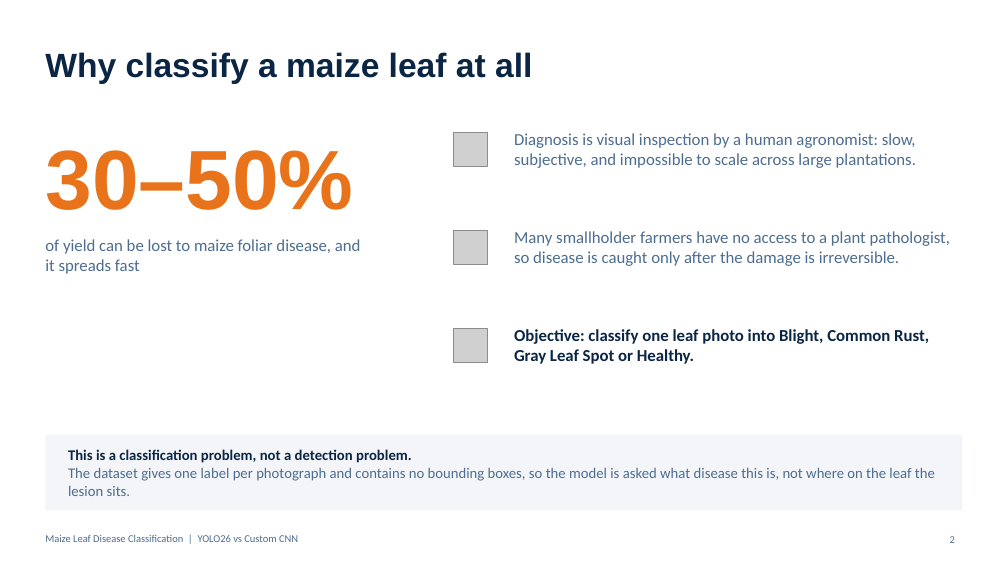
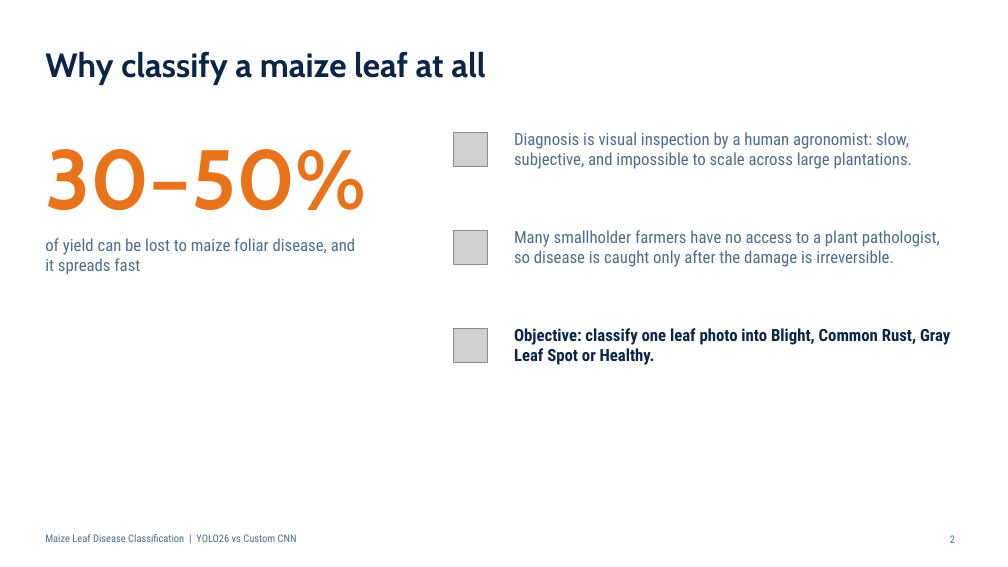
Before and after one commit to WillardDev/Maize-Disease-Detection, a slide deck: slide 2 of maize_disease.pptx. Drawn at 1008x567 pixels with LibreOffice and Linux fonts; fonts in the diff are those of the drawing; grey boxes stand for pictures. Boxes give left, top, right and bottom in pixels: in the first picture for what was removed or moved away, otherwise in the second. Text is boxed around its words. In the diff, an @@ line names an element or a change of style, - is before the commit and + after.

Commit message:
updated the presentation slides

```diff
--- a/maize_disease.pptx
+++ b/maize_disease.pptx
@@ title "Why classify a maize leaf ..." at <box>45,51,485,85</box>: font Arial to Cabin @@
@@ text "30–50%" at <box>45,149,366,210</box>: font Arial to Cabin @@
@@ rectangle removed at <box>45,435,963,510</box> @@
@@ text removed at <box>68,449,935,496</box> @@
-This is a classification problem, not a detection problem.
-The dataset gives one label per photograph and contains no bounding boxes, so the model is asked what disease this is, not where on the leaf the lesion sits.
@@ font Calibri to Roboto Condensed in 5 elements at <box>45,238,355,275</box>, <box>514,132,913,169</box>, <box>514,230,940,267</box>, <box>514,328,950,365</box>, <box>45,534,297,542</box> @@
```
Also in this commit, not shown: 17 other slides changed, 1 slide added, 1 slide removed.
